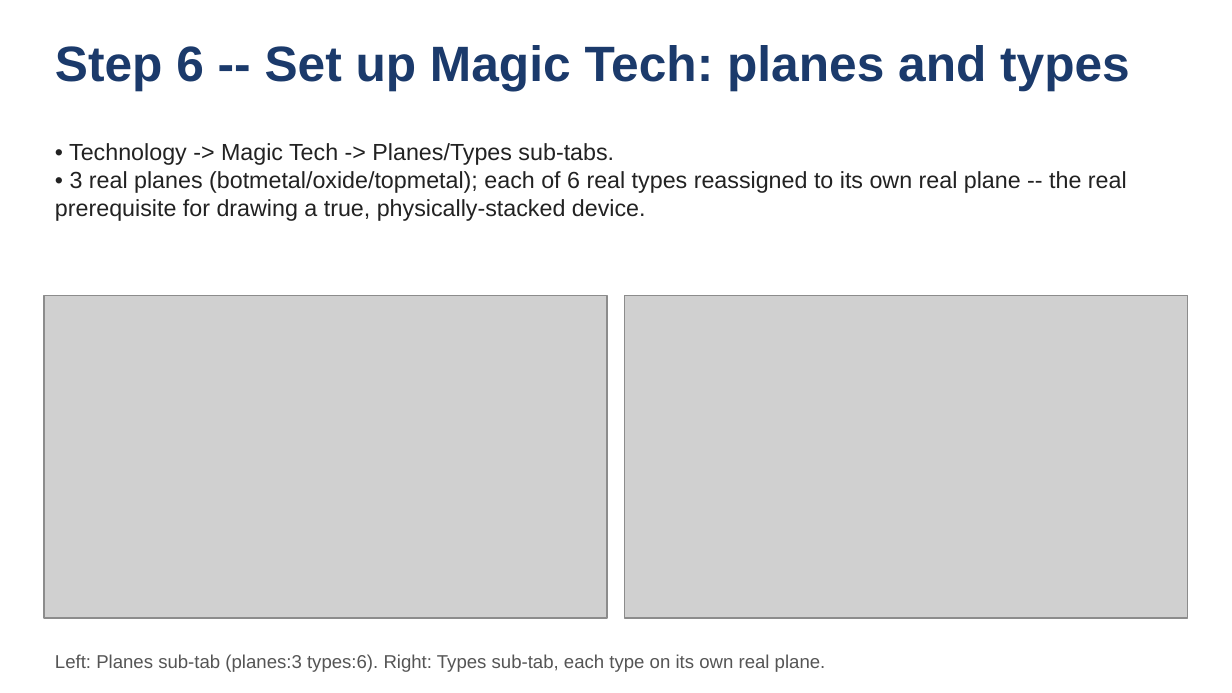
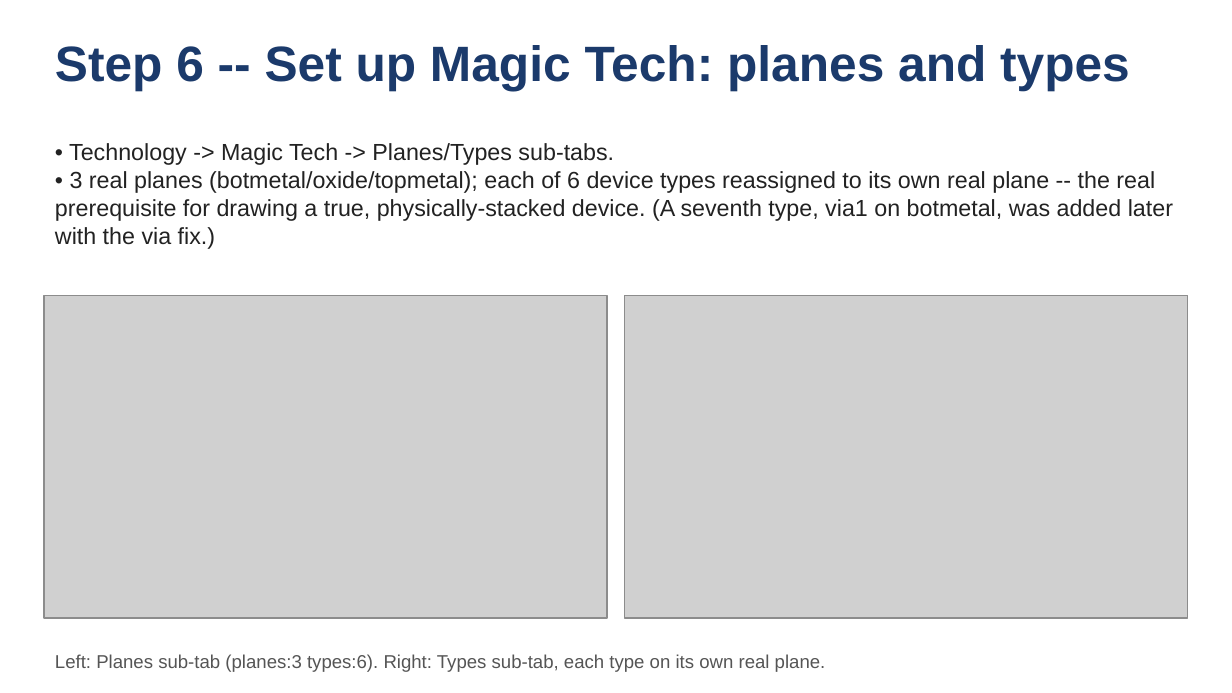
Before and after one commit to rpicos-uib/openMemristorPDK, a slide deck: slide 7 of docs/presentation/memristor_walkthrough.odp. Drawn at 1232x693 pixels with LibreOffice and Linux fonts; fonts in the diff are those of the drawing; grey boxes stand for pictures. Boxes give left, top, right and bottom in pixels: in the first picture for what was removed or moved away, otherwise in the second. Text is boxed around its words. In the diff, an @@ line names an element or a change of style, - is before the commit and + after.

```diff
--- a/docs/presentation/memristor_walkthrough.odp
+++ b/docs/presentation/memristor_walkthrough.odp
@@ text at (55, 171, 1173, 249): text changed @@
-• 3 real planes (botmetal/oxide/topmetal); each of 6 real types reassigned to its own real plane -- the real prerequisite for drawing a true, physically-stacked device.
+• 3 real planes (botmetal/oxide/topmetal); each of 6 device types reassigned to its own real plane -- the real prerequisite for drawing a true, physically-stacked device. (A seventh type, via1 on botmetal, was added later with the via fix.)
```
Also in this commit, not shown: 1 other slide changed, 25 other files.
